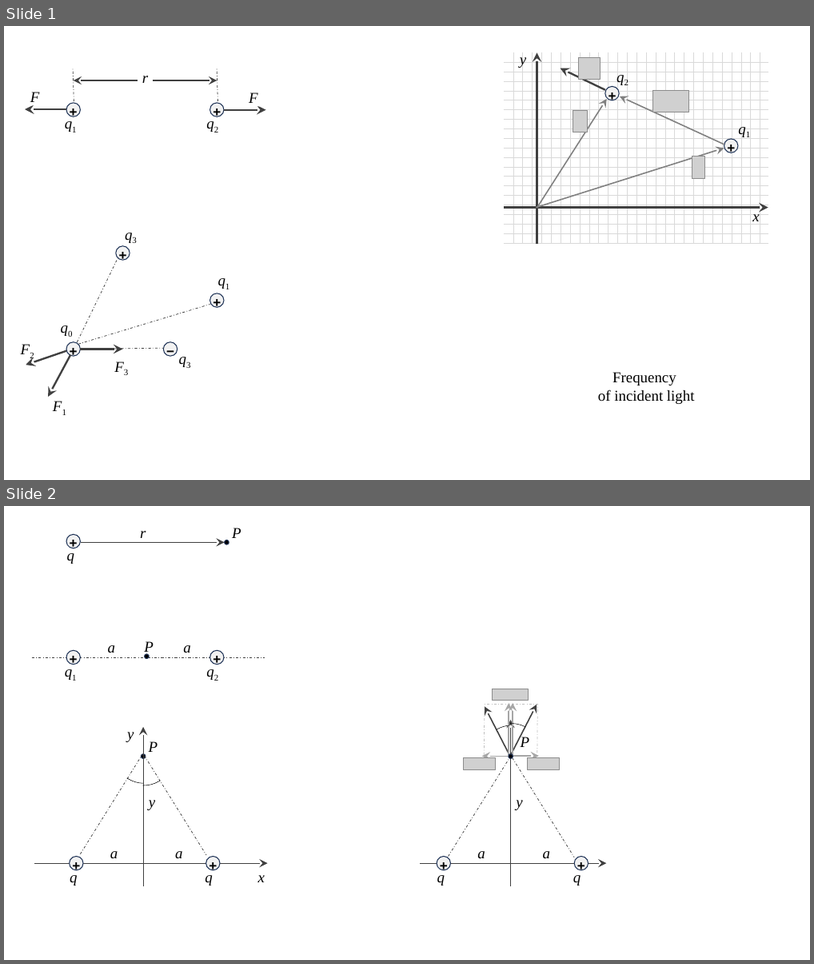
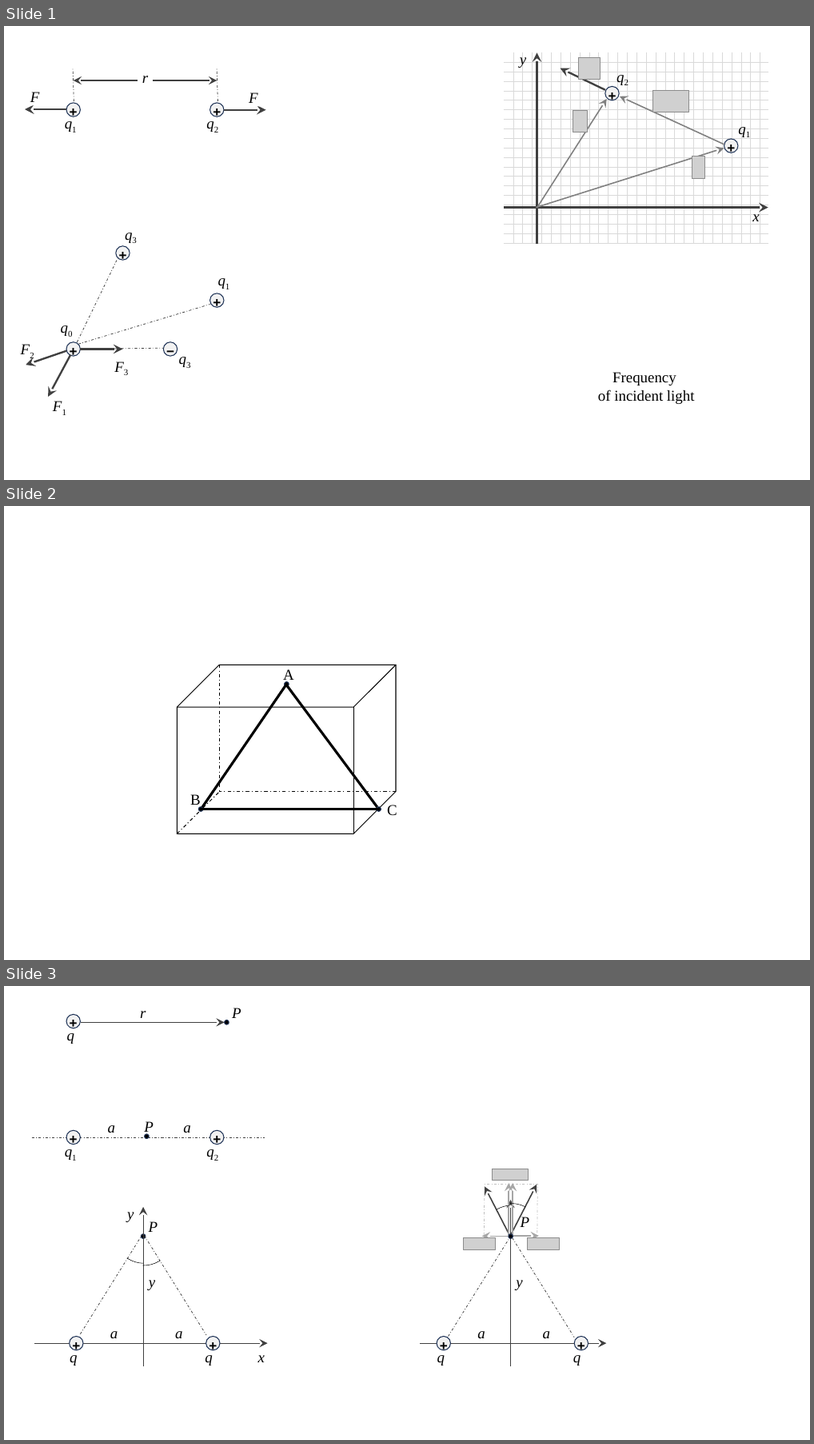
Before and after one commit to acharya2024/myProject01, a slide deck: 04_EM/img/001_EMG.pptx. Shown one above the other, each under a label of ours: slides 1 and 2 before the commit, slides 1, 2 and 3 after it. The pictures are 814x964 and 814x1444 pixels, drawn with LibreOffice and Linux fonts; fonts in the diff are those of the drawing; grey boxes stand for pictures; background and template pictures are left out. Boxes give left, top, right and bottom in pixels: in the first picture for what was removed or moved away, otherwise in the second. Text is boxed around its words. In the diff, an @@ line names an element or a change of style, - is before the commit and + after.

```diff
--- a/04_EM/img/001_EMG.pptx
+++ b/04_EM/img/001_EMG.pptx
@@ slide 2 added at bbox=[4, 506, 810, 960], background #FFFFFF @@
@@ cube added at bbox=[177, 664, 396, 833], outline #000000 1 pt @@
@@ line added from (219, 664) to (219, 792), #000000 1 pt dashed @@
@@ text added at bbox=[283, 669, 294, 683], 18 pt, text #000000 @@
+A
@@ line added from (286, 685) to (202, 808), #000000 3 pt @@
@@ ellipse added at bbox=[285, 682, 289, 686], fill #000000, outline #1E3256 1 pt @@
@@ line added from (286, 684) to (378, 807), #000000 3 pt @@
@@ line added from (177, 833) to (219, 792), #000000 1 pt dashed @@
@@ line added from (396, 792) to (219, 792), #000000 1 pt dashed @@
@@ text added at bbox=[190, 794, 201, 808], 18 pt, text #000000 @@
+B
@@ ellipse added at bbox=[198, 807, 203, 811], fill #000000, outline #1E3256 1 pt @@
@@ line added from (378, 808) to (202, 808), #000000 3 pt @@
@@ ellipse added at bbox=[377, 807, 381, 811], fill #000000, outline #1E3256 1 pt @@
@@ text added at bbox=[387, 804, 398, 816], 18 pt, text #000000 @@
+C
@@ what was slide 2 is now slide 3 @@
```
Also in this commit, not shown: 3 other slides added, 12 other files.
